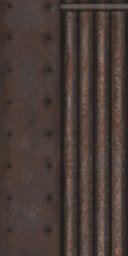
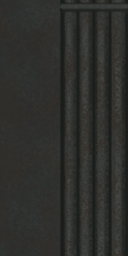
The second 128 x 256 image is a revision of the first. Changes to its layers:
hid "Layer 17" over [0, 0, 128, 256]
hid group "Group 4" (2 layers) over [4, 0, 56, 236]
hid "Layer 12" over [60, 0, 128, 5]
